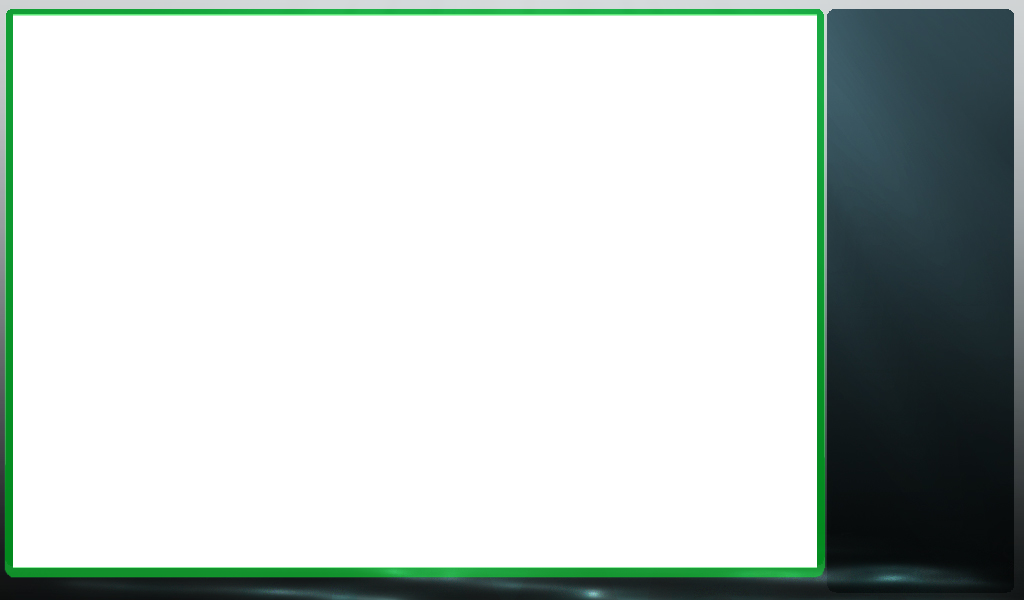
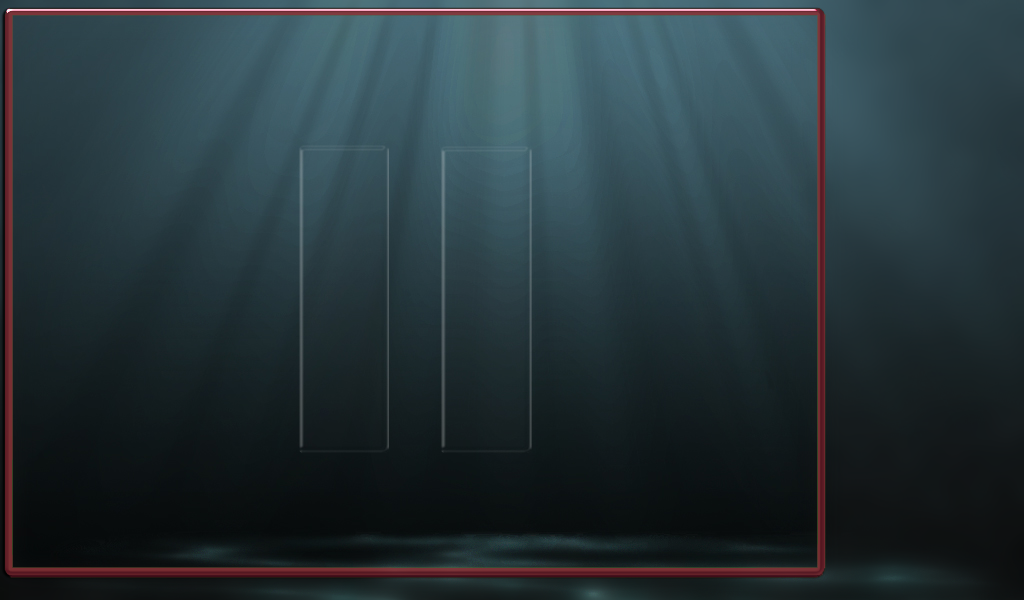
Layer changes from the first 1024×600 image to the second:
removed layer "Interface" over [0, 0, 1024, 600]
removed layer "Play Border" (was 62%) over [4, 8, 826, 578]
added layer "Pause Symbol new" above "Pause Border new" over [299, 145, 532, 453]
added layer "Pause Border new" above "Play Border New" over [1, 7, 826, 579]
added layer "Play Border New" above "Stats Box" over [1, 7, 826, 579]
added layer "Background opaque" above "Background non opaque" over [0, 0, 1024, 600]
renamed "Layer 1 copy" to "Background non opaque", hid it over [0, 0, 1024, 600]
showed "Layer 1" over [0, 0, 1024, 600]
